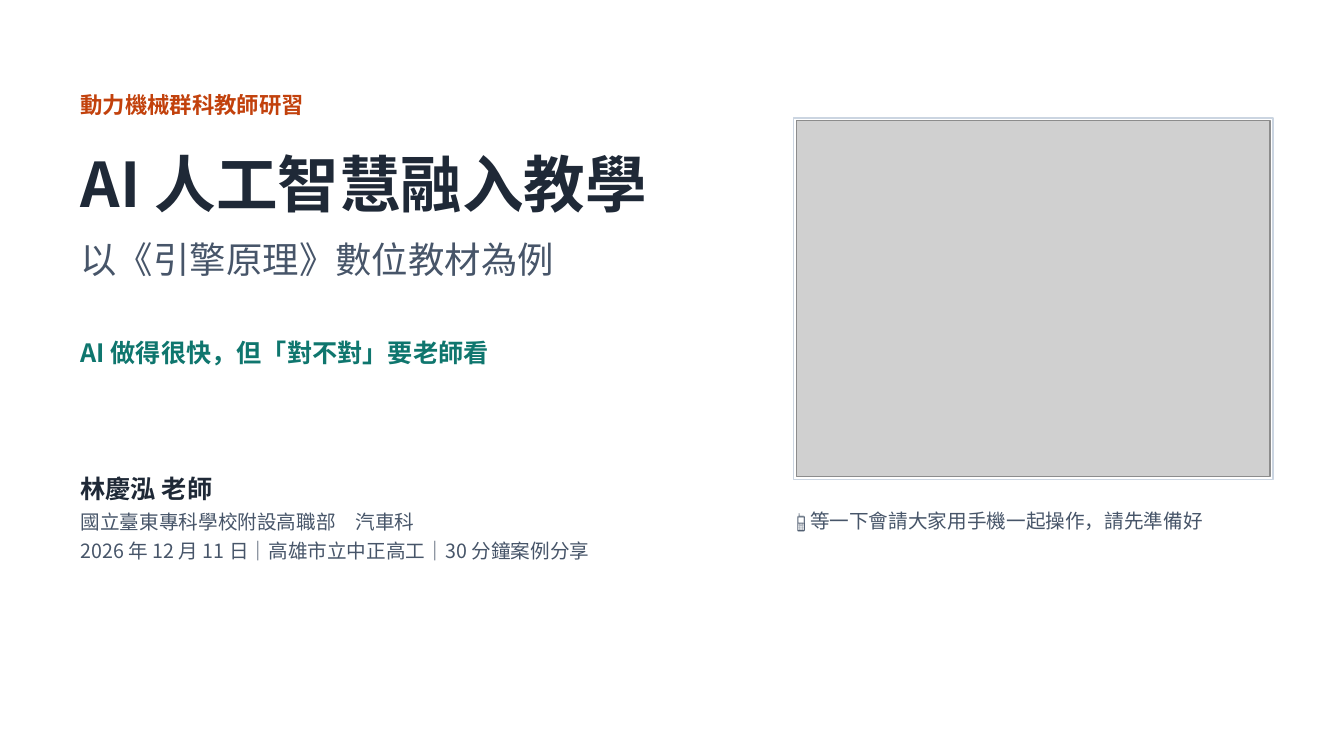
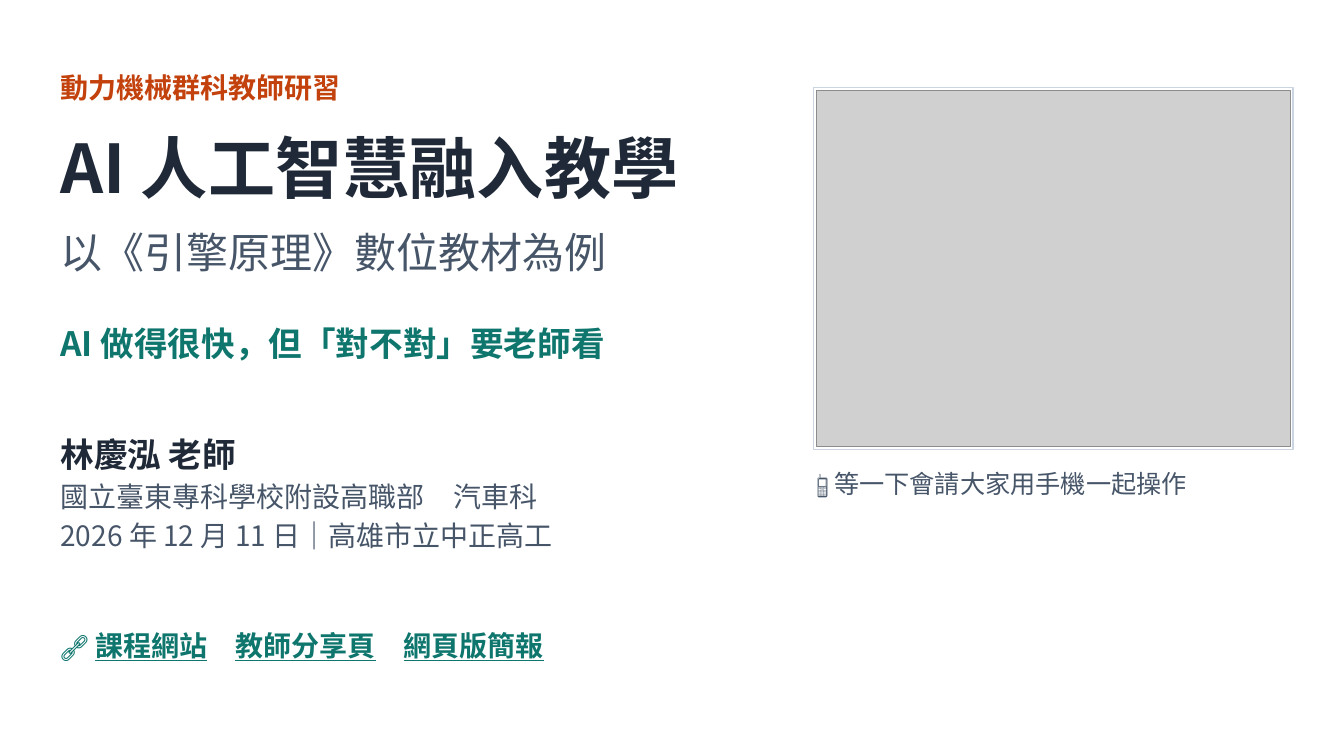
Before and after one commit to ntccar01/engine-principles, a slide deck: slide 1 of share/docs/AI融入教學_引擎原理_教師分享_列印版.pptx. Drawn at 1344x756 pixels with LibreOffice and Linux fonts; fonts in the diff are those of the drawing; grey boxes stand for pictures. Boxes give left, top, right and bottom in pixels: in the first picture for what was removed or moved away, otherwise in the second. Text is boxed around its words. In the diff, an @@ line names an element or a change of style, - is before the commit and + after.

Commit message:
更新網站 2026-11-28 16:46

```diff
--- a/share/docs/AI融入教學_引擎原理_教師分享_列印版.pptx
+++ b/share/docs/AI融入教學_引擎原理_教師分享_列印版.pptx
@@ text "動力機械群科教師研習" moved from (x1=81, y1=94, x2=304, y2=115) to (x1=60, y1=74, x2=340, y2=101) @@
@@ text "動力機械群科教師研習" at (x1=60, y1=74, x2=340, y2=101): size 16 to 20 pt @@
@@ rectangle moved from (x1=793, y1=118, x2=1273, y2=480) to (x1=814, y1=88, x2=1294, y2=450) @@
@@ picture moved from (x1=797, y1=121, x2=1270, y2=477) to (x1=817, y1=91, x2=1291, y2=447) @@
@@ text "AI 人工智慧融入教學" moved from (x1=81, y1=154, x2=647, y2=213) to (x1=60, y1=135, x2=678, y2=199) @@
@@ text "AI 人工智慧融入教學" at (x1=60, y1=135, x2=678, y2=199): size 44 to 48 pt @@
@@ text "以《引擎原理》數位教材為例" moved from (x1=81, y1=242, x2=554, y2=276) to (x1=60, y1=232, x2=606, y2=272) @@
@@ text "以《引擎原理》數位教材為例" at (x1=60, y1=232, x2=606, y2=272): size 26 to 30 pt @@
@@ text "AI 做得很快，但「對不對」要老師看" moved from (x1=81, y1=340, x2=489, y2=366) to (x1=60, y1=327, x2=605, y2=361) @@
@@ text "AI 做得很快，但「對不對」要老師看" at (x1=60, y1=327, x2=605, y2=361): size 18 to 24 pt @@
@@ text at (x1=60, y1=438, x2=537, y2=510): size 18 to 24 pt in "林慶泓 老師"; size 14 to 20 pt in "國立臺東專科學校附設高職部 汽車科" @@
@@ text "林慶泓 老師" moved from (x1=81, y1=476, x2=590, y2=561) to (x1=60, y1=438, x2=553, y2=550) @@
@@ text at (x1=834, y1=472, x2=1187, y2=495): text changed; size 14 to 18 pt @@
-📱 等一下會請大家用手機一起操作，請先準備好
+📱 等一下會請大家用手機一起操作
@@ text at (x1=60, y1=521, x2=553, y2=550): text changed; size 14 to 20 pt @@
-2026 年 12 月 11 日｜高雄市立中正高工｜30 分鐘案例分享
+2026 年 12 月 11 日｜高雄市立中正高工
@@ text added at (x1=95, y1=628, x2=544, y2=664), 20 pt, text #0F766E, bold, underline @@
+🔗 課程網站 教師分享頁 網頁版簡報
```
Also in this commit, not shown: 15 other slides changed, 17 other files.
